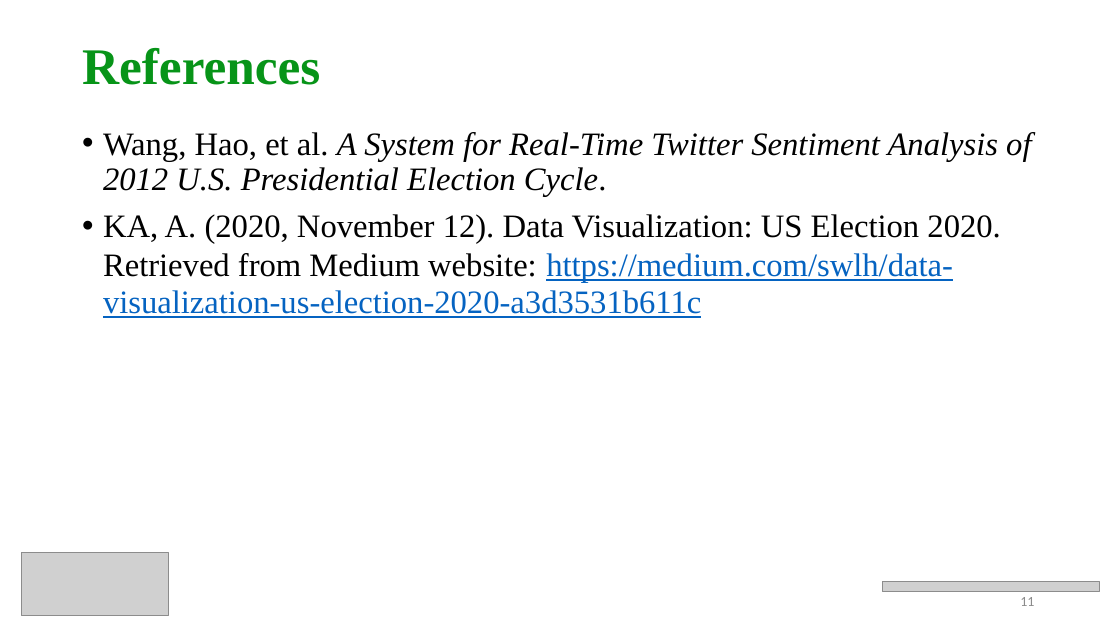
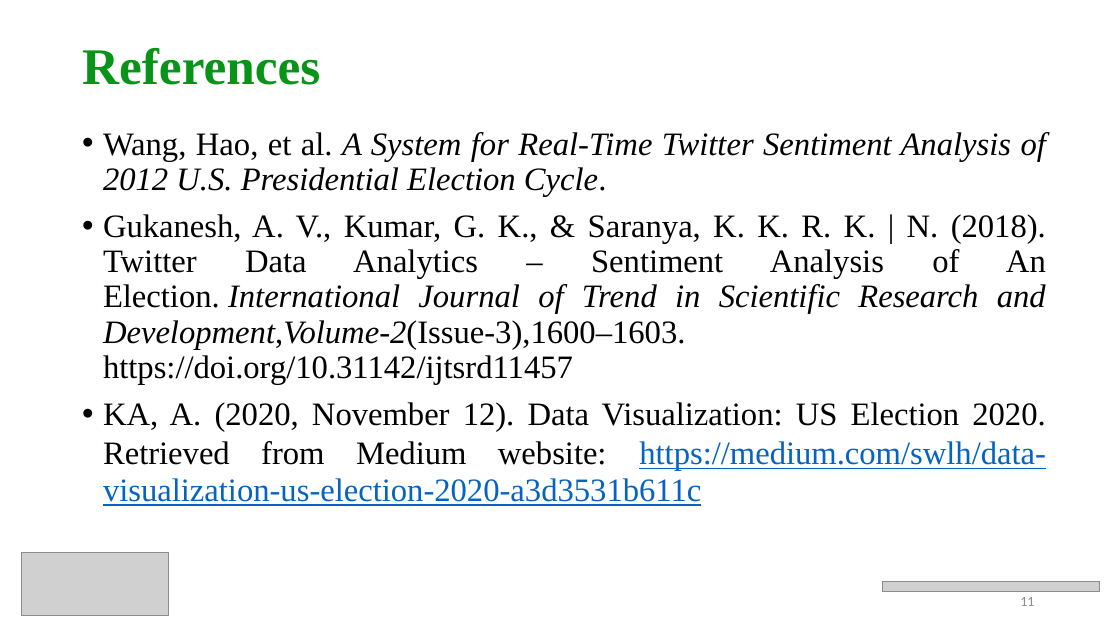
Before and after one commit to prithvikolla/Data-Visualization, a slide deck: slide 11 of Data-Visualization/Final Project/Kolla_FinalProject.pptx. Drawn at 1120x630 pixels with LibreOffice and Linux fonts; fonts in the diff are those of the drawing; grey boxes stand for pictures. Boxes give left, top, right and bottom in pixels: in the first picture for what was removed or moved away, otherwise in the second. Text is boxed around its words. In the diff, an @@ line names an element or a change of style, - is before the commit and + after.

```diff
--- a/Data-Visualization/Final Project/Kolla_FinalProject.pptx
+++ b/Data-Visualization/Final Project/Kolla_FinalProject.pptx
@@ text at (103, 132, 1046, 506): alignment left to justified @@
@@ text at (103, 214, 1046, 384): paragraph added @@
+• Gukanesh, A. V., Kumar, G. K., & Saranya, K. K. R. K. | N. (2018). Twitter Data Analytics – Sentiment Analysis of An Election. International Journal of Trend in Scientific Research and Development,Volume-2(Issue-3),1600–1603. https://doi.org/10.31142/ijtsrd11457
```
Also in this commit, not shown: 6 other slides changed, 1 other file.
